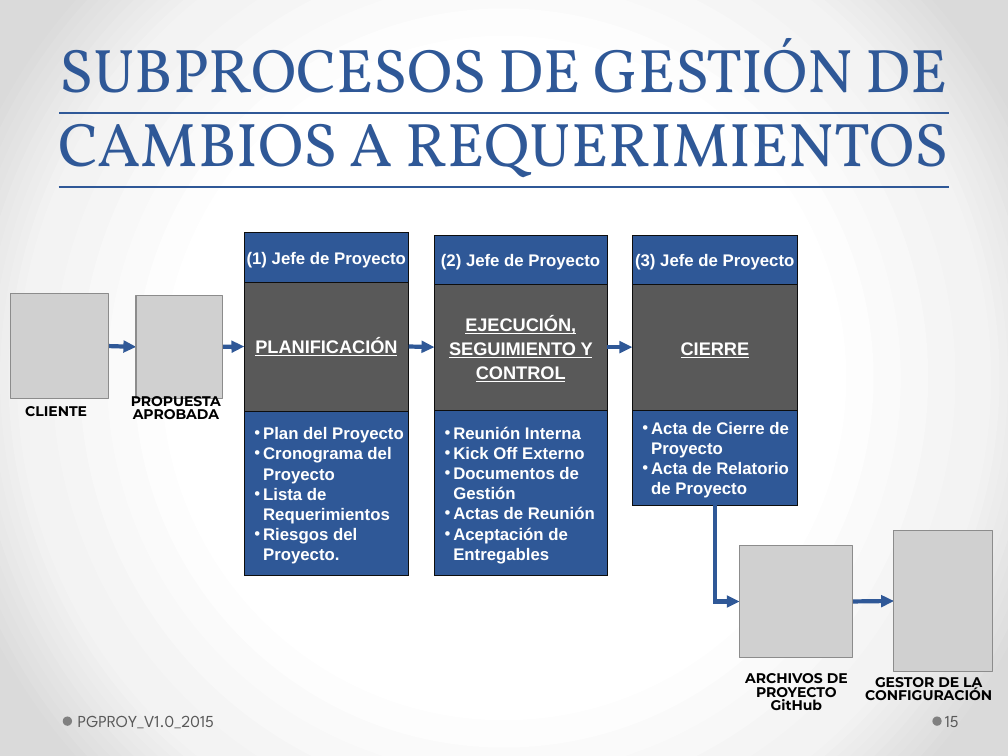
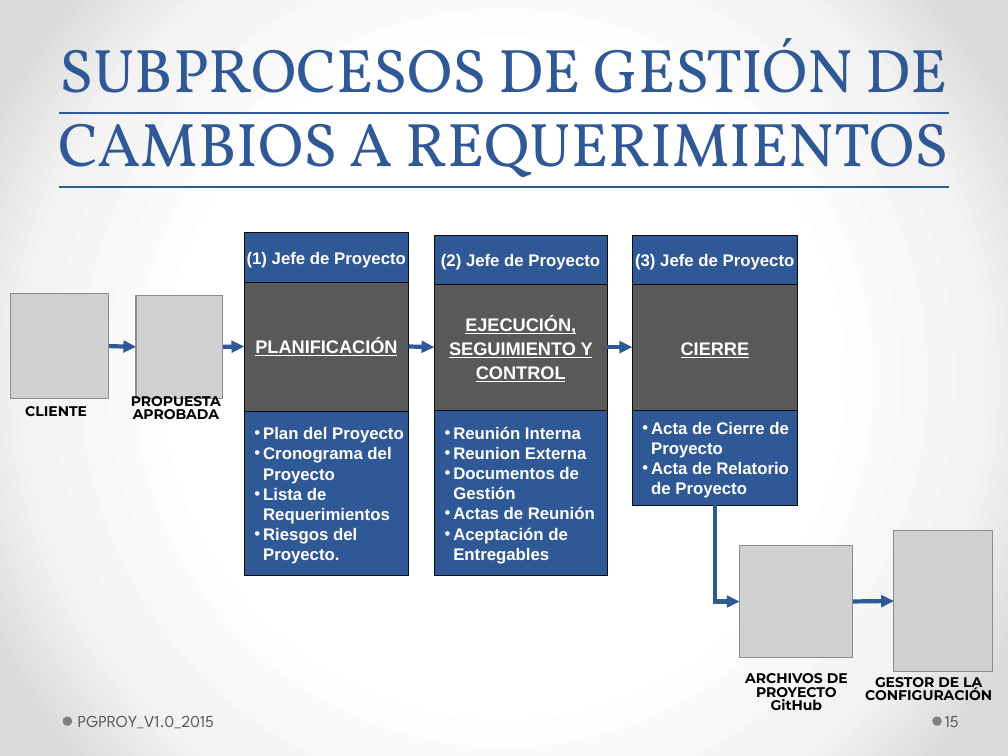
Before and after one commit to lowrider80/UTP-GPS-ALARM, a slide deck: slide 15 of Area_de_Proceso-_REQM/PGREQM_V1.0_2015_MOD_F.pptx. Drawn at 1008x756 pixels with LibreOffice and Linux fonts; fonts in the diff are those of the drawing; grey boxes stand for pictures. Boxes give left, top, right and bottom in pixels: in the first picture for what was removed or moved away, otherwise in the second. Text is boxed around its words. In the diff, an @@ line names an element or a change of style, - is before the commit and + after.

Commit message:
Proceso de Gestion Cambios a Requerimientos
Proceso de Gestion Cambios a Requerimientos

```diff
--- a/Area_de_Proceso-_REQM/PGREQM_V1.0_2015_MOD_F.pptx
+++ b/Area_de_Proceso-_REQM/PGREQM_V1.0_2015_MOD_F.pptx
@@ text in rectangle at (453,447,587,459): text changed @@
-• Kick Off Externo
+• Reunion Externa
```
Also in this commit, not shown: 19 other slides changed, 1 other file.
